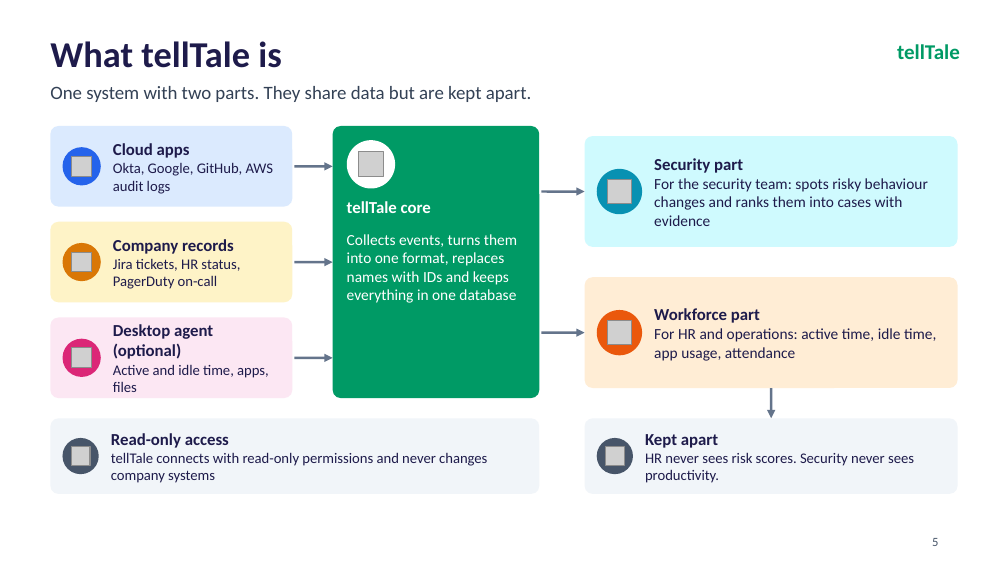
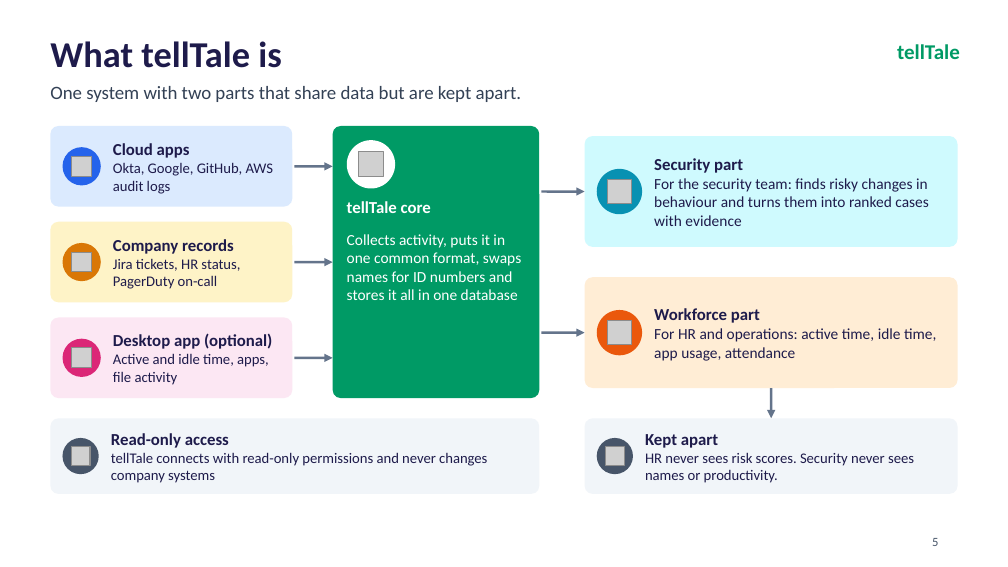
Before and after one commit to aaravgupta0202/telltale, a slide deck: slide 5 of tellTale_CyberForge_Deck.pptx. Drawn at 1008x567 pixels with LibreOffice and Linux fonts; fonts in the diff are those of the drawing; grey boxes stand for pictures; background and template pictures are left out. Boxes give left, top, right and bottom in pixels: in the first picture for what was removed or moved away, otherwise in the second. Text is boxed around its words. In the diff, an @@ line names an element or a change of style, - is before the commit and + after.

```diff
--- a/tellTale_CyberForge_Deck.pptx
+++ b/tellTale_CyberForge_Deck.pptx
@@ text at <box>50,86,522,102</box>: text changed @@
-One system with two parts. They share data but are kept apart.
+One system with two parts that share data but are kept apart.
@@ text at <box>654,178,929,226</box>: text changed @@
-For the security team: spots risky behaviour changes and ranks them into cases with evidence
+For the security team: finds risky changes in behaviour and turns them into ranked cases with evidence
@@ text at <box>347,234,521,300</box>: text changed @@
-Collects events, turns them into one format, replaces names with IDs and keeps everything in one database
+Collects activity, puts it in one common format, swaps names for ID numbers and stores it all in one database
@@ text at <box>113,333,272,385</box>: text changed @@
-Desktop agent (optional)
-Active and idle time, apps, files
+Desktop app (optional)
+Active and idle time, apps, file activity
@@ text at <box>645,452,914,483</box>: text changed @@
-HR never sees risk scores. Security never sees productivity.
+HR never sees risk scores. Security never sees names or productivity.
```
Also in this commit, not shown: 15 other slides changed, 1 slide removed.
